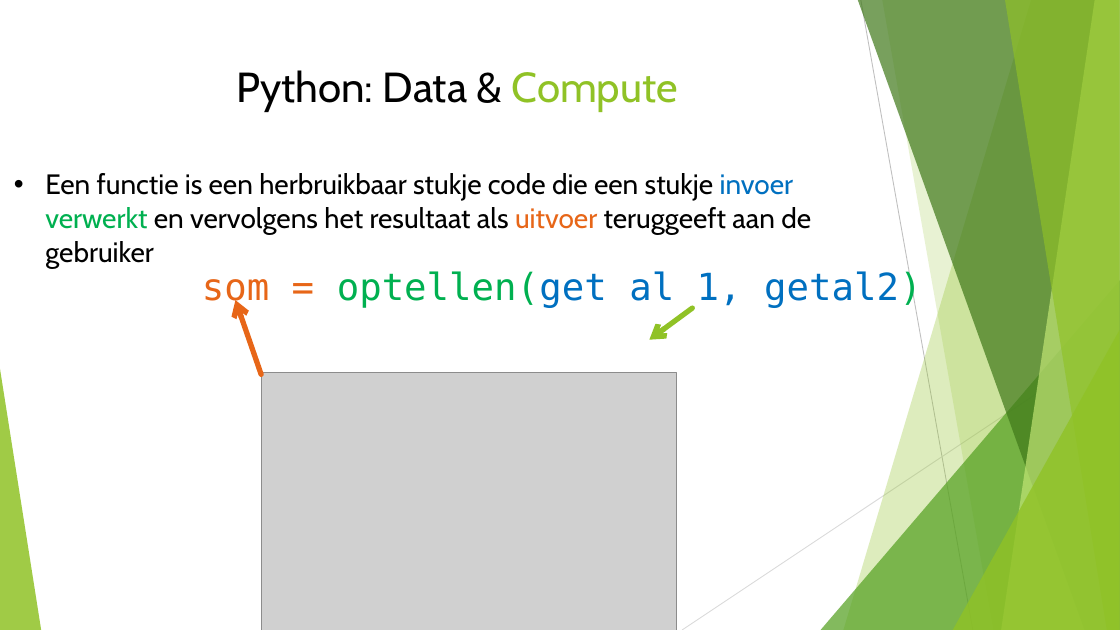
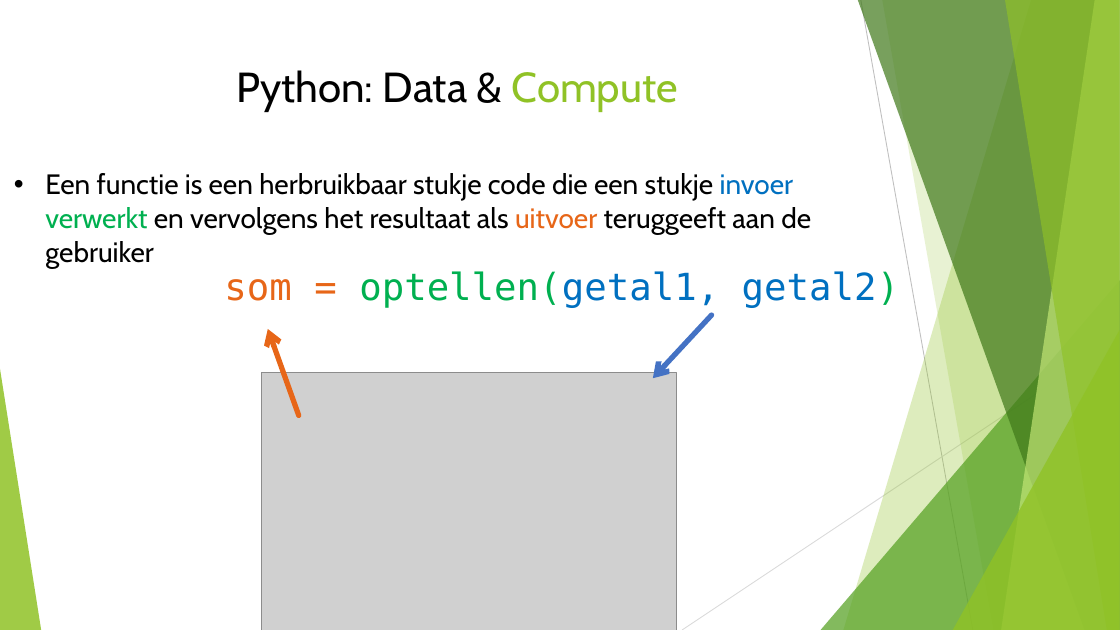
Before and after one commit to HagaZiekenhuis/python-workshops, a slide deck: slide 17 of Intro.pptx. Drawn at 1120x630 pixels with LibreOffice and Linux fonts; fonts in the diff are those of the drawing; grey boxes stand for pictures. Boxes give left, top, right and bottom in pixels: in the first picture for what was removed or moved away, otherwise in the second. Text is boxed around its words. In the diff, an @@ line names an element or a change of style, - is before the commit and + after.

```diff
--- a/Intro.pptx
+++ b/Intro.pptx
@@ text at bbox=[224, 271, 900, 308]: spaces changed @@
-som = optellen(get al 1, getal2)
+som = optellen(getal1, getal2)
@@ arrow moved from (261, 375) - (235, 300) to (299, 416) - (268, 329) @@
@@ arrow moved from (692, 308) - (649, 339) to (712, 315) - (653, 378) @@
@@ arrow (712, 315) - (653, 378): stroke #90C226 4.5 pt to #4472C4 4.5 pt @@
```
Also in this commit, not shown: 3 other slides changed, 4 slides added.
